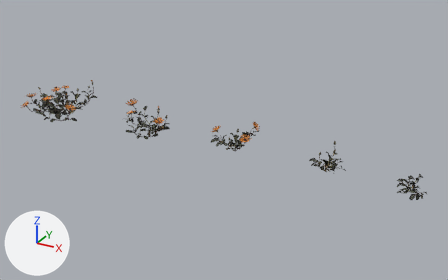
Renders of the glTF model public/models/flower-ursinia.glb from each side of a commit.
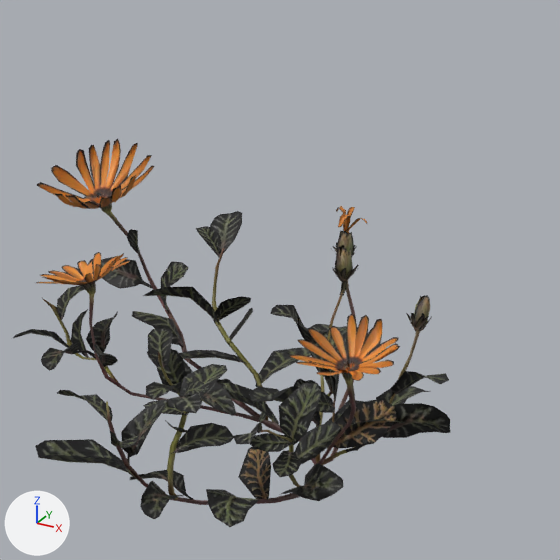
The first picture shows the older version from a camera (50 mm lens) standing at (1.24, -2.36, 1.23) and looking at (-0.07, 0.02, 0.03). The close-ups show the older and then the newer version on the part from 27% to 40% of the width and 30% to 51% of the height of that picture. Only the edits that show in the close-ups are written down. The lights are fixed; the arrows at lower left show +X, +Y and +Z. Where no turn or scale is listed for an object, it has been applied to the vertices.

In view in the first close-up: 'flower_ursinia_b_LOD0'.
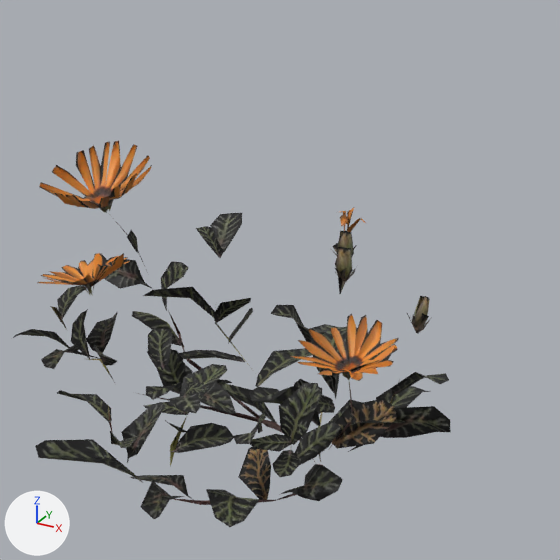
Where the newer file only moved an object's origin or applied its transform, the numbers keep the older frame.

Pixel boxes (x1, y1, x2, y2) of what changed, in the close-ups (560 x 560 px):
'flower_ursinia_b_LOD0', reshaped: before (13, 139, 450, 527); after (13, 141, 451, 527)
part 1 of me_plane_130, deleted: before (96, 192, 357, 465)
part 2 of me_plane_130, cut back: before (14, 139, 450, 522); after (345, 368, 356, 380)

The change, as a list of edits to the scene's bpy script:
```text
Change me_plane_130:
    used by ob_flower_ursinia_b_lod0; location = (-0.523, -0.0328, 0.0634)
    remove me_plane_130.from_pydata(...)  # 2463 vertices, 2900 faces; spans x -0.139..0.139, y -0.13..0.13, z -0.066..0.066
    add me_plane_130.from_pydata(...)  # 943 vertices, 820 faces; spans x -0.137..0.138, y -0.13..0.129, z -0.066..0.065
    me_plane_130 part 1: 34 loose pieces with 175 vertices, spanning x -0.113..0.113, y -0.006..0.119, z -0.064..0.041, are deleted
    me_plane_130 part 2: 2 vertices moved within x -0.112..0.11, y 0.008..0.088, z 0.003..0.037; 1345 vertices removed from x -0.139..0.139, y -0.128..0.13, z -0.065..0.066
```
